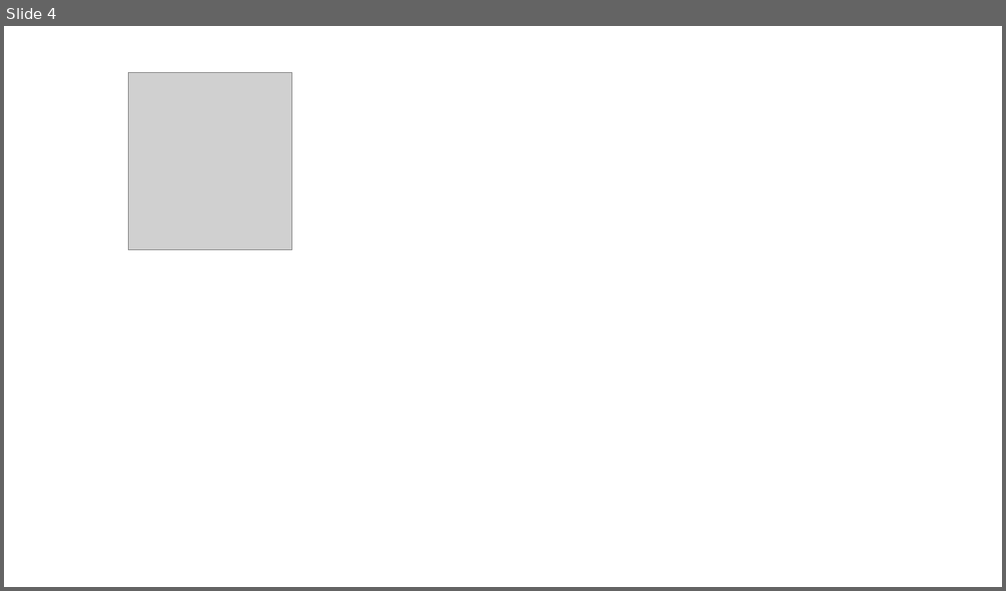
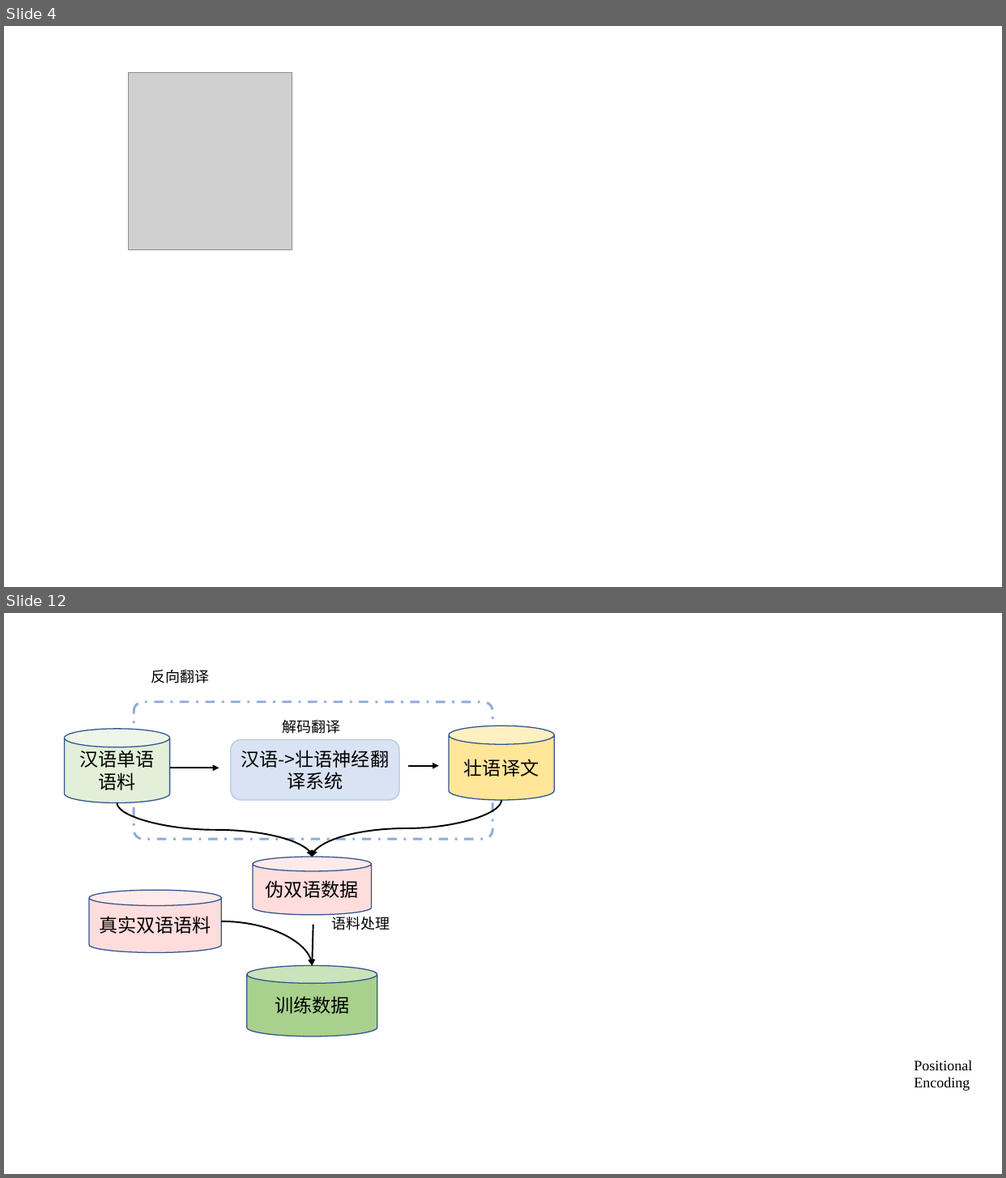
Before and after one commit to Xinghanzzy/GraduationThesis, a slide deck: 毕设图.pptx. Shown one above the other, each under a label of ours: slide 4 before the commit, slides 4 and 12 after it; the slides between them are not shown. The pictures are 1006x591 and 1006x1178 pixels, drawn with LibreOffice and Linux fonts; fonts in the diff are those of the drawing; grey boxes stand for pictures. Boxes give left, top, right and bottom in pixels: in the first picture for what was removed or moved away, otherwise in the second. Text is boxed around its words. In the diff, an @@ line names an element or a change of style, - is before the commit and + after.

```diff
--- a/毕设图.pptx
+++ b/毕设图.pptx
@@ slide 12 added at (4,613,1002,1174), background #FFFFFF @@
@@ text added at (151,670,210,683), 14 pt, text #000000 @@
+反向翻译
@@ rounded rectangle added at (134,702,492,839), outline #8FAADC 2.25 pt dashed @@
@@ cylinder added at (65,729,170,803), fill #E2F0D9, outline #325491 1 pt, 18 pt, text #000000 @@
+汉语单语语料
@@ text added at (283,720,341,734), 14 pt, text #000000 @@
+解码翻译
@@ cylinder added at (449,726,554,800), fill #FFE699, outline #325491 1 pt, 18 pt, text #000000 @@
+壮语译文
@@ rounded rectangle added at (231,739,399,800), fill #DAE3F3, outline #B4C7E7 1 pt, 18 pt, text #000000 @@
+汉语->壮语神经翻译系统
@@ arrow added from (169, 768) to (219, 768), #000000 1.5 pt @@
@@ arrow added from (409, 766) to (439, 766), #000000 1.5 pt @@
@@ curved arrow added from (117, 803) to (313, 857), #000000 1.5 pt @@
@@ curved arrow added from (502, 800) to (313, 857), #000000 1.5 pt @@
@@ cylinder added at (253,857,372,915), fill #FFDDDD, outline #325491 1 pt, 18 pt, text #000000 @@
+伪双语数据
@@ cylinder added at (89,890,222,953), fill #FFDDDD, outline #325491 1 pt, 18 pt, text #000000 @@
+真实双语语料
@@ curved arrow added from (221, 922) to (313, 965), #000000 1.5 pt @@
@@ arrow added from (313, 924) to (313, 965), #000000 1.5 pt @@
@@ text added at (332,914,390,931), 14 pt, text #000000 @@
+语料处理
@@ cylinder added at (247,965,377,1037), fill #A9D18E, outline #325491 1 pt, 18 pt, text #000000 @@
+训练数据
@@ text added at (914,1060,972,1091), 14 pt, text #000000 @@
+Positional
+Encoding
```
Also in this commit, not shown: 1 slide changed, 9 other slides added, 6 other files.
